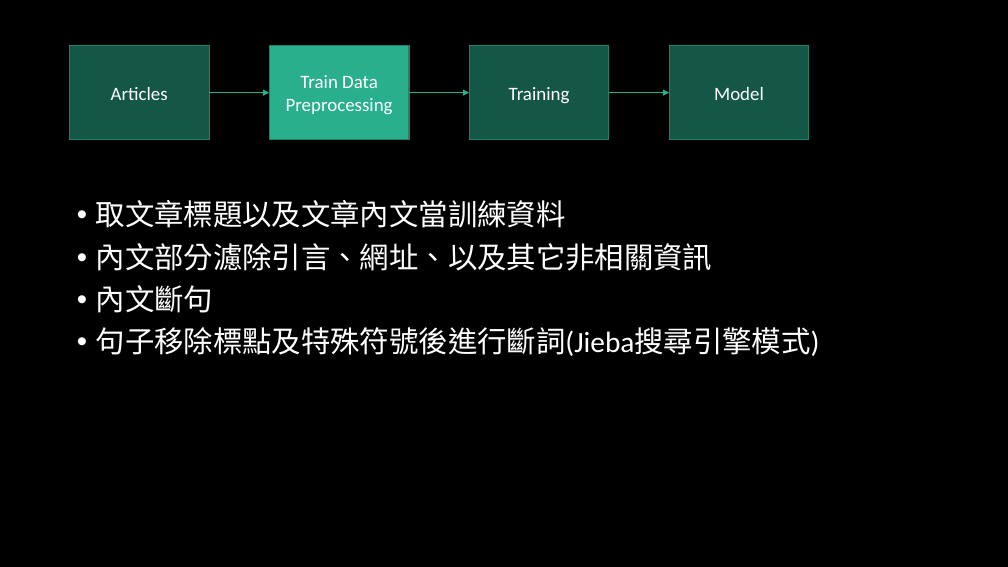
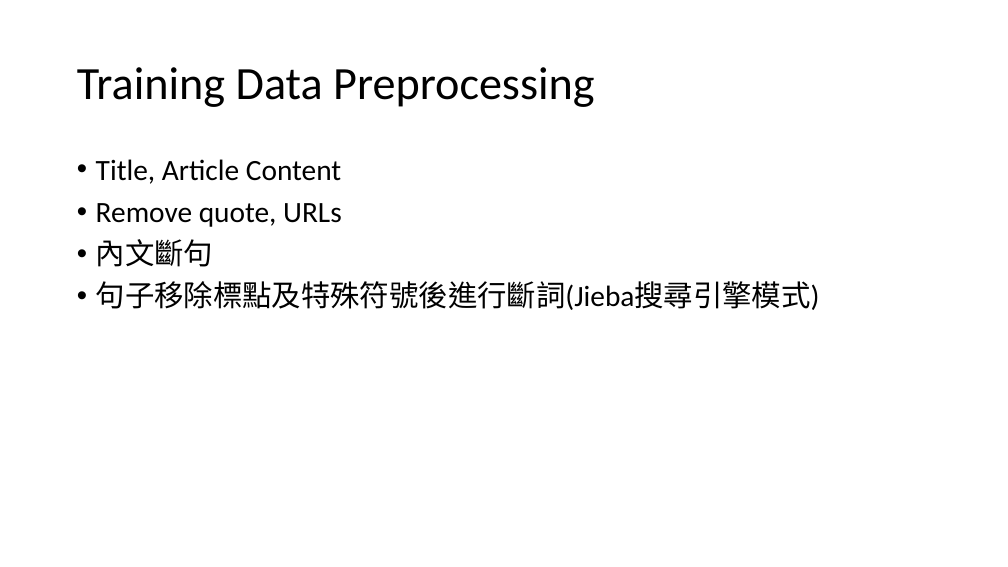
Before and after one commit to ZhongTing/HotTopicDetection, a slide deck: slide 7 of Hot-Topic-Detection.pptx. Drawn at 1008x567 pixels with LibreOffice and Linux fonts; fonts in the diff are those of the drawing. Boxes give left, top, right and bottom in pixels: in the first picture for what was removed or moved away, otherwise in the second. Text is boxed around its words. In the diff, an @@ line names an element or a change of style, - is before the commit and + after.

```diff
--- a/Hot-Topic-Detection.pptx
+++ b/Hot-Topic-Detection.pptx
@@ background #000000 to #FFFFFF @@
@@ rectangle removed at [70,45,209,140] @@
-Articles
@@ rectangle removed at [269,45,409,140] @@
-Train Data
-Preprocessing
@@ rectangle removed at [470,45,609,140] @@
-Training
@@ rectangle removed at [669,45,809,140] @@
-Model
@@ title added at [77,67,594,107], 44 pt, text #000000 @@
+Training Data Preprocessing
@@ arrow removed from (209, 93) to (269, 93) @@
@@ arrow removed from (409, 93) to (470, 93) @@
@@ arrow removed from (609, 93) to (669, 93) @@
@@ text at [96,159,342,227]: text changed; text colour #FFFFFF to #000000 @@
-• 取文章標題以及文章內文當訓練資料
-• 內文部分濾除引言、網址、以及其它非相關資訊
+• Title, Article Content
+• Remove quote, URLs
@@ text at [96,239,820,310]: text colour #FFFFFF to #000000 in "內文斷句", "句子移除標點及特殊符號後進行斷詞(Jieba搜尋引擎模式)" @@
```
Also in this commit, not shown: 30 other slides changed, 5 slides added, 6 slides removed, 18 other files.
